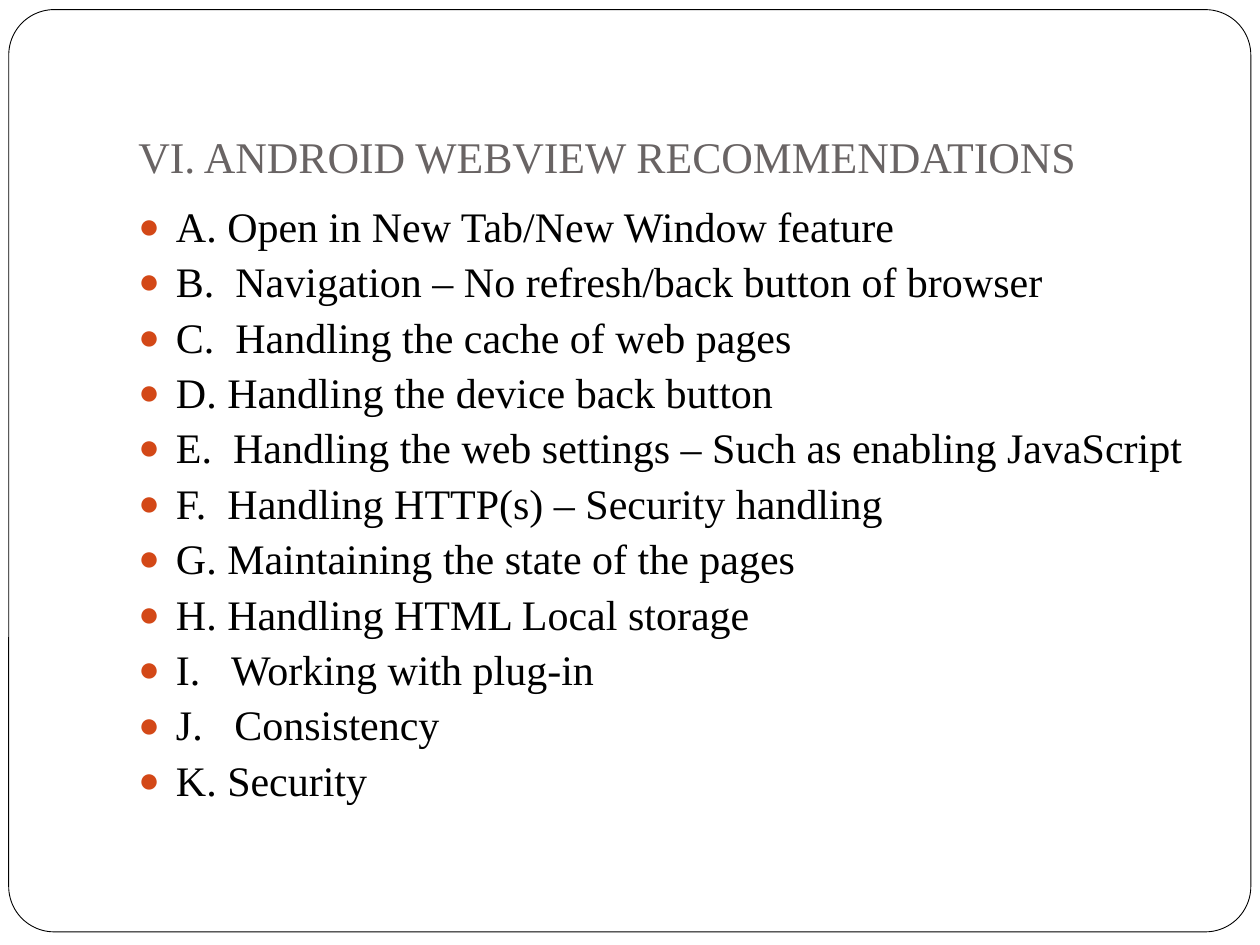
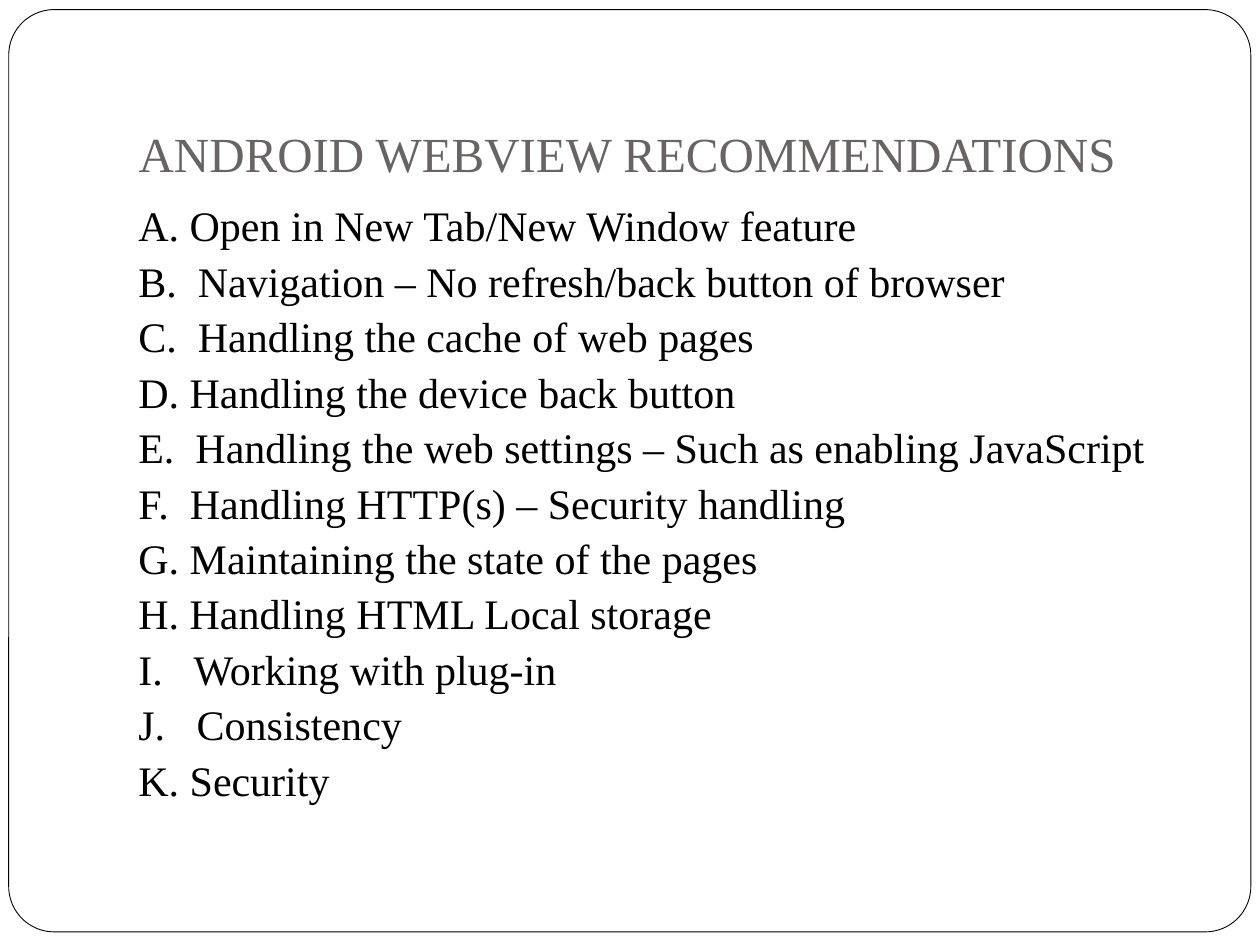
Before and after one commit to peter279k/regular_meeting, a slide deck: slide 12 of Recommendations for Webview Based Mobile.ppt. Drawn at 1260x945 pixels with LibreOffice and Linux fonts; fonts in the diff are those of the drawing. Boxes give left, top, right and bottom in pixels: in the first picture for what was removed or moved away, otherwise in the second. Text is boxed around its words. In the diff, an @@ line names an element or a change of style, - is before the commit and + after.

```diff
--- a/Recommendations for Webview Based Mobile.ppt
+++ b/Recommendations for Webview Based Mobile.ppt
@@ title at [139, 139, 1115, 173]: text changed; size 25 to 28 pt @@
-VI. ANDROID WEBVIEW RECOMMENDATIONS
+ANDROID WEBVIEW RECOMMENDATIONS
@@ text "A. Open in New Tab/New ..." at [138, 211, 1144, 805]: bullet ● to none @@
```
Also in this commit, not shown: 11 other slides changed.
